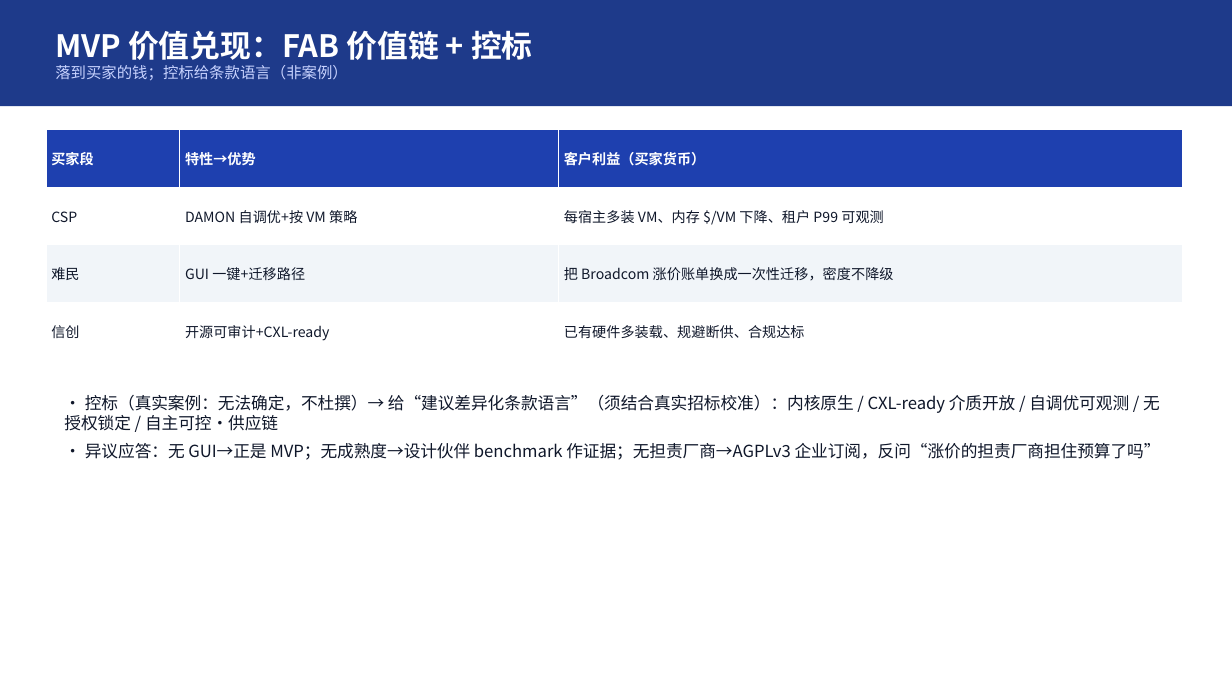
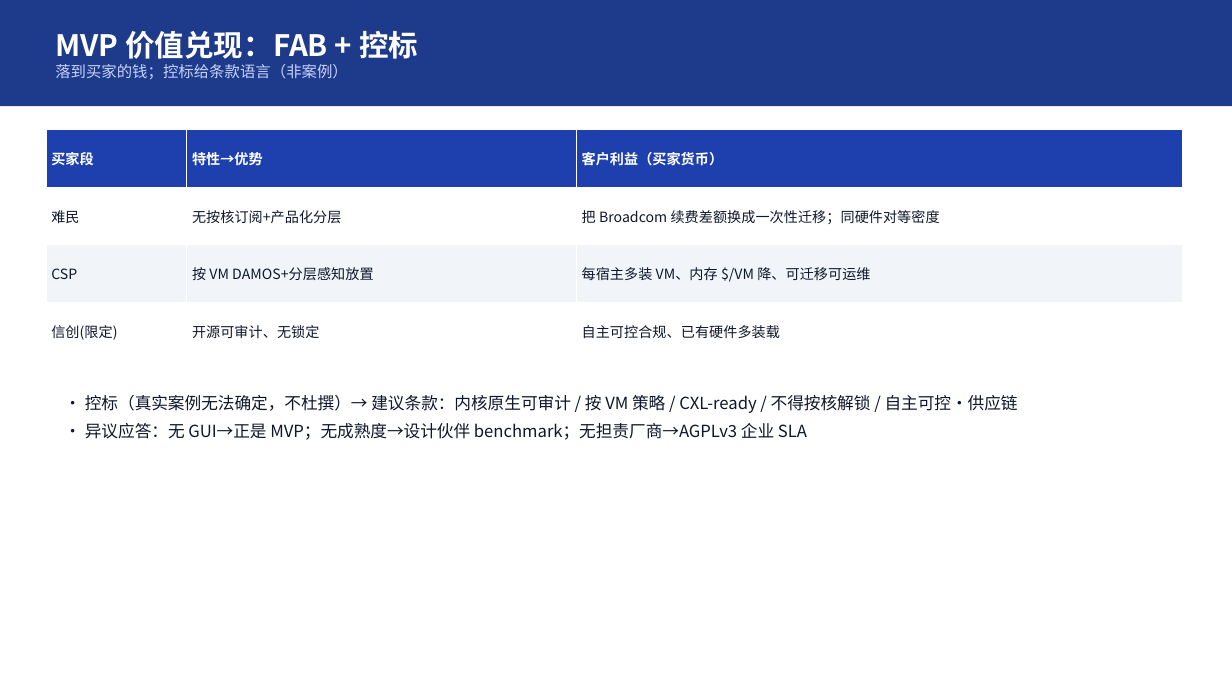
Before and after one commit to turtacn/storm, a slide deck: slide 12 of docs/harness-sop/examples/memory-tiring-p2v/mt-v1.pptx. Drawn at 1232x693 pixels with LibreOffice and Linux fonts; fonts in the diff are those of the drawing. Boxes give left, top, right and bottom in pixels: in the first picture for what was removed or moved away, otherwise in the second. Text is boxed around its words. In the diff, an @@ line names an element or a change of style, - is before the commit and + after.

```diff
--- a/docs/harness-sop/examples/memory-tiring-p2v/mt-v1.pptx
+++ b/docs/harness-sop/examples/memory-tiring-p2v/mt-v1.pptx
@@ text at box(55, 31, 418, 59): text changed; size 24 to 23 pt @@
-MVP 价值兑现：FAB 价值链 + 控标
+MVP 价值兑现：FAB + 控标
@@ table at box(46, 129, 1183, 360) @@
-row 2: CSP | DAMON 自调优+按 VM 策略 | 每宿主多装 VM、内存 $/VM 下降、租户 P99 可观测
+row 2: 难民 | 无按核订阅+产品化分层 | 把 Broadcom 续费差额换成一次性迁移；同硬件对等密度
-row 3: 难民 | GUI 一键+迁移路径 | 把 Broadcom 涨价账单换成一次性迁移，密度不降级
+row 3: CSP | 按 VM DAMOS+分层感知放置 | 每宿主多装 VM、内存 $/VM 降、可迁移可运维
-row 4: 信创 | 开源可审计+CXL-ready | 已有硬件多装载、规避断供、合规达标
+row 4: 信创(限定) | 开源可审计、无锁定 | 自主可控合规、已有硬件多装载
@@ text at box(85, 395, 1018, 440): text changed @@
-• 控标（真实案例：无法确定，不杜撰）→ 给“建议差异化条款语言”（须结合真实招标校准）：内核原生 / CXL-ready 介质开放 / 自调优可观测 / 无授权锁定 / 自主可控·供应链
-• 异议应答：无 GUI→正是 MVP；无成熟度→设计伙伴 benchmark 作证据；无担责厂商→AGPLv3 企业订阅，反问“涨价的担责厂商担住预算了吗”
+• 控标（真实案例无法确定，不杜撰）→ 建议条款：内核原生可审计 / 按 VM 策略 / CXL-ready / 不得按核解锁 / 自主可控·供应链
+• 异议应答：无 GUI→正是 MVP；无成熟度→设计伙伴 benchmark；无担责厂商→AGPLv3 企业 SLA
```
Also in this commit, not shown: 15 other slides changed, 10 other files.
